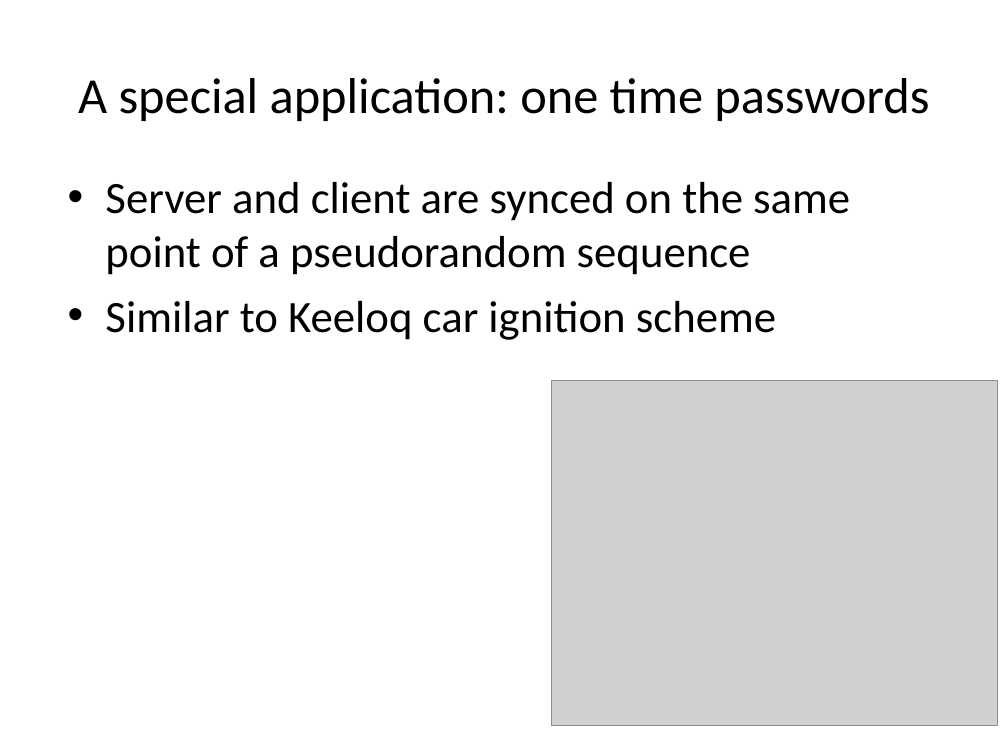
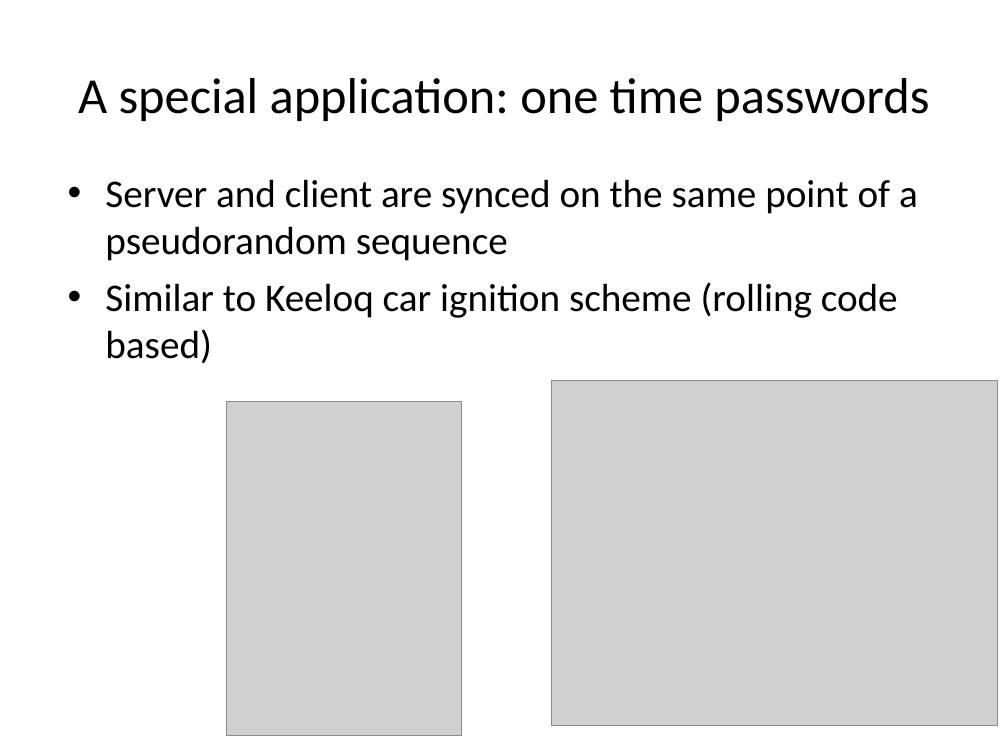
Before and after one commit to DeMaCS-UNICAL/NetworkSecurity, a slide deck: slide 7 of slides/ch07-RandomNumbersAndRC4.ppt. Drawn at 1008x756 pixels with LibreOffice and Linux fonts; fonts in the diff are those of the drawing; grey boxes stand for pictures. Boxes give left, top, right and bottom in pixels: in the first picture for what was removed or moved away, otherwise in the second. Text is boxed around its words. In the diff, an @@ line names an element or a change of style, - is before the commit and + after.

Commit message:
lecture 4

```diff
--- a/slides/ch07-RandomNumbersAndRC4.ppt
+++ b/slides/ch07-RandomNumbersAndRC4.ppt
@@ text at (105,179,918,261): size 32 to 28 pt in "Server and client are synced on the ..."; less space between paragraphs @@
@@ text at (105,282,898,364): text changed; size 32 to 28 pt @@
-• Similar to Keeloq car ignition scheme
+• Similar to Keeloq car ignition scheme (rolling code based)
@@ picture added at (226,402,462,736) @@
```
Also in this commit, not shown: 1 other file.
